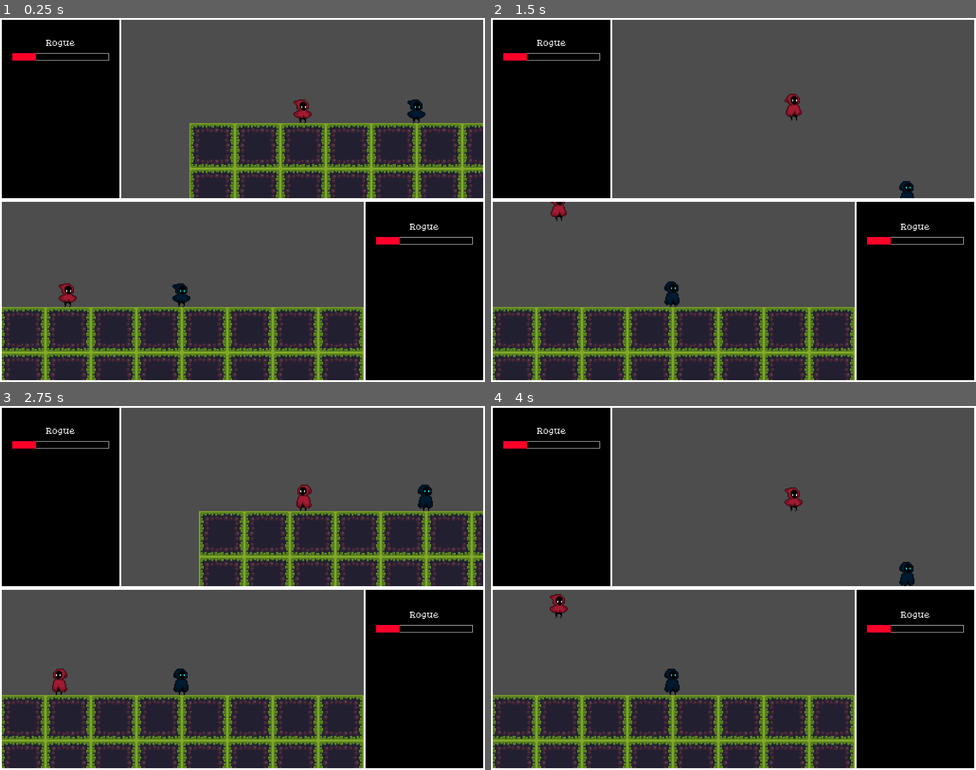
Above: before the commit, frames 1-4 (two rows, left to right).
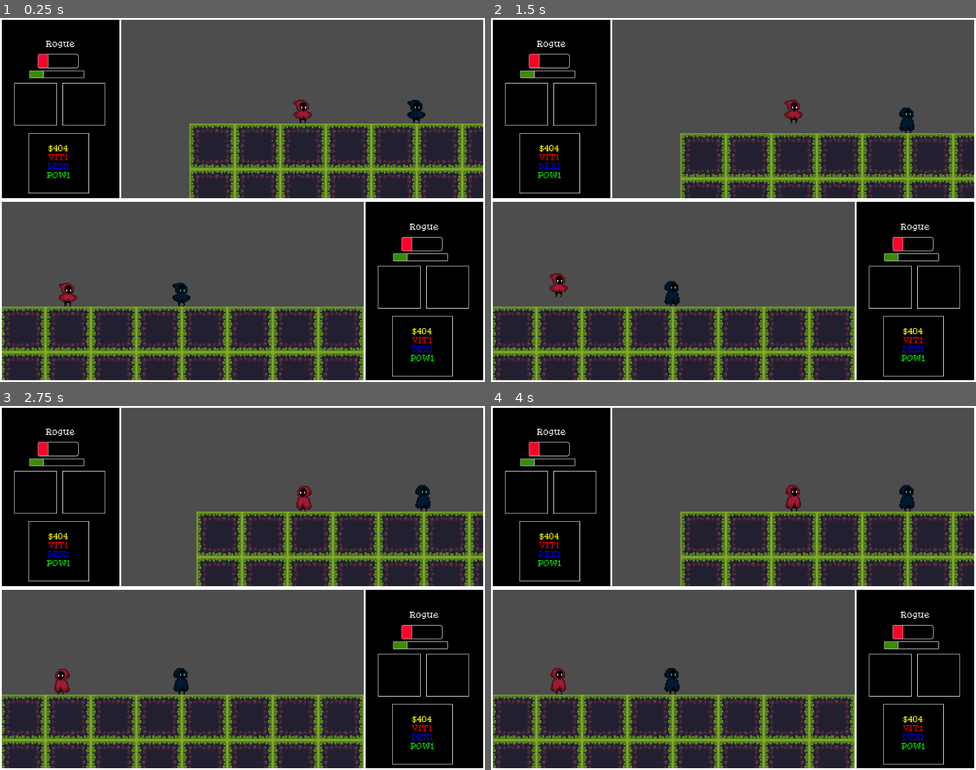
Above: after the commit, the same moments.

Repository: nu-hazd/twoPlayerMetvania
Game: Godot game, scene res://main.tscn
The game is run twice, just before and just after one commit, with the same random seed, the same clock (stepped at 60 frames per second) and the same inputs.
Inputs:
- Up to frame 1 (0.25 s): no input
- Up to frame 2 (1.5 s): tap S (p1_d) at 0.6 s; tap W (p1_jump) at 0.77 s; tap Shift (p1_dash) at 1.35 s
- Up to frame 3 (2.75 s): tap W (p1_jump) at 1.52 s; tap A (p1_l) at 2.1 s
- Up to frame 4 (4 s): tap Enter at 2.75 s; tap D (p1_r) at 2.85 s; tap W (p1_jump) at 3.02, 3.77 s; tap S (p1_d) at 3.6 s

The runs differ from the first frame. In frame 1, 5.1% of the frame differs, in the area x 0-100%, y 6-100%; in frame 2, 15%; in frame 3, 9.3%; in frame 4, 16%.

Commit message:
more

Diff:
--- /dev/null
+++ b/Resources/ScalingCurves/airSpeedScaling.tres
@@ -0,0 +1,6 @@
+[gd_resource type="Curve" format=3 uid="uid://bwupyj83su"]
+
+[resource]
+_limits = [0.0, 180.0, 1.0, 100.0]
+_data = [Vector2(1, 2), 0.0, 0.0, 0, 0, Vector2(100, 180), 0.0, 0.0, 0, 0]
+point_count = 2
--- /dev/null
+++ b/Resources/ScalingCurves/dashCooldownScaling.tres
@@ -0,0 +1,6 @@
+[gd_resource type="Curve" format=3 uid="uid://5g7gutyi2v2o"]
+
+[resource]
+_limits = [0.0, 2.0, 1.0, 100.0]
+_data = [Vector2(1, 0), 0.0, 0.0, 0, 0, Vector2(100, 2), 0.0, 0.0, 0, 0]
+point_count = 2
--- /dev/null
+++ b/Resources/ScalingCurves/fastFallScaling.tres
@@ -0,0 +1,6 @@
+[gd_resource type="Curve" format=3 uid="uid://cyek5oa3ofrya"]
+
+[resource]
+_limits = [0.0, 200.0, 1.0, 100.0]
+_data = [Vector2(1, 0.00033707917), 0.0, 0.0, 0, 0, Vector2(25, 100), 0.0, 0.0, 0, 0, Vector2(100, 200), 0.0, 0.0, 0, 0]
+point_count = 3
--- /dev/null
+++ b/Resources/ScalingCurves/groundSpeedScaling.tres
@@ -0,0 +1,6 @@
+[gd_resource type="Curve" format=3 uid="uid://brodjqy8aescu"]
+
+[resource]
+_limits = [0.0, 200.0, 1.0, 100.0]
+_data = [Vector2(1, 9), 0.0, 0.0, 0, 0, Vector2(26, 92), 0.0, 0.0, 0, 0, Vector2(77, 155.056), 0.0, 0.0, 0, 0, Vector2(100, 200), 0.0, 0.0, 0, 0]
+point_count = 4
--- /dev/null
+++ b/Resources/ScalingCurves/healthScaling.tres
@@ -0,0 +1,6 @@
+[gd_resource type="Curve" format=3 uid="uid://cu6nh7con8fx3"]
+
+[resource]
+_limits = [10.0, 200.0, 1.0, 100.0]
+_data = [Vector2(3, 10), 0.0, 0.0, 0, 0, Vector2(44, 103), 0.0, 0.0, 0, 0, Vector2(72, 177), 0.0, 0.0, 0, 0, Vector2(100, 200), 0.0, 0.0, 0, 0]
+point_count = 4
--- /dev/null
+++ b/Resources/ScalingCurves/jumpPowerScaling.tres
@@ -0,0 +1,6 @@
+[gd_resource type="Curve" format=3 uid="uid://buo3rdnk7j12n"]
+
+[resource]
+_limits = [0.0, 150.0, 1.0, 100.0]
+_data = [Vector2(1, 0), 0.0, 0.0, 0, 0, Vector2(100, 150), 0.0, 0.0, 0, 0]
+point_count = 2
--- /dev/null
+++ b/Resources/ScalingCurves/staminaMaxScaling.tres
@@ -0,0 +1,6 @@
+[gd_resource type="Curve" format=3 uid="uid://bevnas8ol22tv"]
+
+[resource]
+_limits = [0.0, 50.0, 1.0, 100.0]
+_data = [Vector2(1, 5), 0.0, 0.0, 0, 0, Vector2(31.324326, 25.2809), 0.0, 0.0, 0, 0, Vector2(100, 50), 0.0, 0.0, 0, 0]
+point_count = 3
--- /dev/null
+++ b/Resources/ScalingCurves/staminaRegenScaling.tres
@@ -0,0 +1,6 @@
+[gd_resource type="Curve" format=3 uid="uid://nqbcu23t5hoq"]
+
+[resource]
+_limits = [0.0, 5.0, 1.0, 100.0]
+_data = [Vector2(1, 0), 0.0, 0.0, 0, 0, Vector2(100, 5), 0.0, 0.0, 0, 0]
+point_count = 2
--- a/Scenes/player.tscn
+++ b/Scenes/player.tscn
@@ -1,11 +1,19 @@
 [gd_scene format=3 uid="uid://buiw6g5hyi6a"]
 
 [ext_resource type="Script" uid="uid://dc8xvvii0tt6r" path="res://Scripts/player.gd" id="1_v0iea"]
+[ext_resource type="Curve" uid="uid://cu6nh7con8fx3" path="res://Resources/ScalingCurves/healthScaling.tres" id="2_3smsa"]
 [ext_resource type="Resource" uid="uid://bs5wanbtc20m1" path="res://Resources/playerOne.tres" id="2_6t5aa"]
 [ext_resource type="Texture2D" uid="uid://g6wuialtxgcg" path="res://Assets/Entities/Player/red.png" id="2_cvnsp"]
+[ext_resource type="Curve" uid="uid://bevnas8ol22tv" path="res://Resources/ScalingCurves/staminaMaxScaling.tres" id="3_7dp3o"]
+[ext_resource type="Curve" uid="uid://nqbcu23t5hoq" path="res://Resources/ScalingCurves/staminaRegenScaling.tres" id="4_h4iuc"]
 [ext_resource type="Script" uid="uid://5vmcjecrsuna" path="res://Scripts/stateMachine.gd" id="4_vgqql"]
+[ext_resource type="Curve" uid="uid://brodjqy8aescu" path="res://Resources/ScalingCurves/groundSpeedScaling.tres" id="5_fd4e3"]
 [ext_resource type="Script" uid="uid://8tk0fx7psyj2" path="res://Scripts/PlayerStates/ground.gd" id="5_fkybt"]
+[ext_resource type="Curve" uid="uid://bwupyj83su" path="res://Resources/ScalingCurves/airSpeedScaling.tres" id="6_qqcod"]
 [ext_resource type="Script" uid="uid://iffrv8vq8gal" path="res://Scripts/PlayerStates/air.gd" id="6_x3wgy"]
+[ext_resource type="Curve" uid="uid://cyek5oa3ofrya" path="res://Resources/ScalingCurves/fastFallScaling.tres" id="7_igrcy"]
+[ext_resource type="Curve" uid="uid://buo3rdnk7j12n" path="res://Resources/ScalingCurves/jumpPowerScaling.tres" id="8_fs7ks"]
+[ext_resource type="Curve" uid="uid://5g7gutyi2v2o" path="res://Resources/ScalingCurves/dashCooldownScaling.tres" id="9_l6n3p"]
 
 [sub_resource type="RectangleShape2D" id="RectangleShape2D_6t5aa"]
 size = Vector2(32, 32)
@@ -366,6 +374,7 @@
 [node name="Player" type="CharacterBody2D" unique_id=1706995446]
 collision_mask = 16
 script = ExtResource("1_v0iea")
+scalingCurves = Array[Curve]([ExtResource("2_3smsa"), ExtResource("3_7dp3o"), ExtResource("4_h4iuc"), ExtResource("5_fd4e3"), ExtResource("6_qqcod"), ExtResource("7_igrcy"), ExtResource("8_fs7ks"), ExtResource("9_l6n3p")])
 playerControls = ExtResource("2_6t5aa")
 
 [node name="Sprite2D" type="Sprite2D" parent="." unique_id=2041854968]
--- a/Scenes/room.tscn
+++ b/Scenes/room.tscn
@@ -14,9 +14,9 @@
 
 [node name="playerOne" parent="." unique_id=1706995446 instance=ExtResource("2_0xm2m")]
 position = Vector2(-120, -24)
-dexterity = 10
 
 [node name="playerTwo" parent="." unique_id=2039806777 instance=ExtResource("2_0xm2m")]
 modulate = Color(0, 1, 1, 1)
 position = Vector2(0, -24)
 playerControls = ExtResource("3_fr46g")
+baseStats = Array[int]([0, 0, 0, 1, 75, 1, 10, 5, 100, 100, 90, 300, -200, 250, 0, 0, 0])
--- a/Scripts/PlayerStates/air.gd
+++ b/Scripts/PlayerStates/air.gd
@@ -1,20 +1,18 @@
 extends PlayerState
 
-var basePlayerAirSpeed : int = 50
-var basePlayerFastFallStrength : int = -100
-var baseGravity : int = 300
+var gravity : int = 300
 
 func onEnter() -> void:
 	animHandler.set("parameters/conditions/air", true)
 	animHandler.set("parameters/air/blend_position", sign(player.velocity.y))
 
 func process(_delta : float) -> void:
-	var dirX : float = Input.get_axis(player.inputArr[0],player.inputArr[1])
-	player.velocity.x = dirX*basePlayerAirSpeed*(1.0 + float(player.dexterity)/5.0)
+	var dirX : float = Input.get_axis(player.playerControls.playerInputArray[0],player.playerControls.playerInputArray[1])
+	player.velocity.x = player.getStat(Player.STATS.AIR_SPEED)*dirX
 	animHandler.set("parameters/air/blend_position",sign(player.velocity.y))
-	if Input.is_action_just_pressed(player.inputArr[2]):
-		player.velocity.y += (basePlayerFastFallStrength*(1.0 + float(player.dexterity)/10.0))*_delta
-	player.velocity.y += baseGravity*_delta
+	if Input.is_action_just_pressed(player.playerControls.playerInputArray[2]):
+		player.velocity.y += player.getStat(Player.STATS.FAST_FALL)*_delta
+	player.velocity.y += gravity*_delta
 	if player.is_on_floor():
 		nextState = $"../ground"
 	player.move_and_slide()
@@ -23,5 +21,5 @@
 	animHandler.set("parameters/conditions/air", false)
 
 func _input(event: InputEvent) -> void:
-	if event.is_action_released(player.inputArr[3]):
+	if event.is_action_released(player.playerControls.playerInputArray[3]):
 		player.velocity.y *= 0.5
--- a/Scripts/PlayerStates/ground.gd
+++ b/Scripts/PlayerStates/ground.gd
@@ -1,8 +1,4 @@
 extends PlayerState
-
-var basePlayerSpeed : int = 100
-var basePlayerJumpStrength : int = -200
-
 
 func onEnter() -> void:
 	animHandler.set("parameters/conditions/ground", true)
@@ -11,10 +7,10 @@
 func process(_delta : float) -> void:
 	if not player.is_on_floor():
 		nextState = $"../air"
-	if Input.is_action_just_pressed(player.inputArr[3]):
-		player.velocity.y += basePlayerJumpStrength*(1.0 + float(player.dexterity)/10.0)
-	var dirX : float = Input.get_axis(player.inputArr[0],player.inputArr[1])
-	player.velocity.x = dirX*basePlayerSpeed*(1.0 + float(player.dexterity)/20.0)
+	if Input.is_action_just_pressed(player.playerControls.playerInputArray[3]):
+		player.velocity.y += player.getStat(Player.STATS.JUMP_POWER)
+	var dirX : float = Input.get_axis(player.playerControls.playerInputArray[0],player.playerControls.playerInputArray[1])
+	player.velocity.x = player.getStat(Player.STATS.GROUND_SPEED)*dirX
 	animHandler.set("parameters/ground/blend_position",sign(player.velocity.x))
 	player.move_and_slide()
 
--- a/Scripts/player.gd
+++ b/Scripts/player.gd
@@ -1,28 +1,39 @@
 extends CharacterBody2D
 class_name Player
 
+
+@export var scalingCurves : Array[Curve] = []
+@export var playerControls : PlayerControls
 @onready var remote_transform_2d: RemoteTransform2D = $RemoteTransform2D
-@export var playerControls : PlayerControls
 @onready var state_machine: StateMachine = $StateMachine
-
-@export var vitality : int = 1 # Max health, inventory space,
-@export var technique : int = 1 # Weapon damage, weapon attack speed
-@export var dexterity : int = 1 # Move speed, jump height, dash cooldown, turn speed, air control
-# var arcane : int = 1 # luck, increased difficulty
-
-var inputArr : Array[String]
-
-var hasDoubleJump : bool = false
-var hasDash : bool = false
-var hasWallJump : bool = false
+signal statsChanged(newStats : Array[float])
+enum STATS {
+	SOULS,
+	CURRENT_HEALTH, CURRENT_STAMINA,
+	VITALITY,	AGILITY,	TECHNIQUE,
+	MAX_HEALTH, MAX_STAMINA, STAMINA_RECHARGE,
+	GROUND_SPEED, AIR_SPEED, FAST_FALL, JUMP_POWER, DASH_COOLDOWN,
+	DOUBLE_JUMPS, HAS_DASH, HAS_WALL_JUMP
+}
+#enum STAT_MODIFIER {
+	#MAX_HEALTH, MAX_STAMINA, STAMINA_RECHARGE
+#}
+@export var baseStats : Array[int] = [
+	0,
+	0,		0,
+	1,		1,		1,
+	10,		5,		100,
+	100,	90,		300,	-200,	250,
+	0,		0,		0	]
+var stats : Array[int]
 
 var dashCooldown : float = 0.0
-
 func _ready() -> void:
+	stats = baseStats
+	updateStats()
 	for state : PlayerState in $StateMachine.get_children():
 		state.player = self
 	state_machine.ready()
-	inputArr = playerControls.playerInputArray
 func _physics_process(delta: float) -> void:
 	dashCooldown = max(0, dashCooldown-delta)
 	if velocity.x:
@@ -30,4 +41,32 @@
 	state_machine.process(delta)
 
 func canDash() -> bool:
-	return hasDash and dashCooldown == 0.0
+	return stats[STATS.HAS_DASH] != 0 and dashCooldown == 0.0
+
+
+func getStat(stat : STATS) -> float:
+	return self.stats[stat]
+func setStat(stat : STATS, newValue : float) -> void:
+	self.stats[stat] = newValue
+	statsChanged.emit(stats)
+func improveAttribute(attribute : STATS, amount : int) -> void:
+	if attribute in [STATS.VITALITY, STATS.AGILITY, STATS.TECHNIQUE]:
+		self.setStat(attribute, clampf(getStat(attribute)+amount,0.0,100.0))
+		updateStats()
+	else:
+		push_warning("Improve Attribute function took in non-attribute STAT value #%f" % amount)
+
+func heal(amount : int) -> void:
+	setStat(STATS.CURRENT_HEALTH, clamp(getStat(STATS.CURRENT_HEALTH) + amount,0, getStat(STATS.MAX_HEALTH)))
+func damage(amount : int) -> void:
+	setStat(STATS.CURRENT_HEALTH, clamp(getStat(STATS.CURRENT_HEALTH) - amount,0, getStat(STATS.MAX_HEALTH)))
+
+func updateStats() -> void:
+	stats[STATS.MAX_HEALTH] = baseStats[STATS.MAX_HEALTH] + scalingCurves[0].sample(stats[STATS.VITALITY])
+	stats[STATS.MAX_STAMINA] = baseStats[STATS.MAX_STAMINA] + scalingCurves[1].sample(stats[STATS.VITALITY])
+	stats[STATS.STAMINA_RECHARGE] = baseStats[STATS.STAMINA_RECHARGE] + scalingCurves[2].sample(stats[STATS.AGILITY])
+	stats[STATS.GROUND_SPEED] = baseStats[STATS.GROUND_SPEED] + scalingCurves[3].sample(stats[STATS.AGILITY])
+	stats[STATS.AIR_SPEED] =baseStats[STATS.AIR_SPEED] + scalingCurves[4].sample(stats[STATS.AGILITY])
+	stats[STATS.FAST_FALL] =baseStats[STATS.FAST_FALL] + scalingCurves[5].sample(stats[STATS.AGILITY])
+	stats[STATS.JUMP_POWER] = baseStats[STATS.JUMP_POWER] - scalingCurves[6].sample(stats[STATS.AGILITY])
+	stats[STATS.DASH_COOLDOWN] = baseStats[STATS.MAX_HEALTH] - (100*scalingCurves[7].sample(stats[STATS.AGILITY]))
--- a/main.tscn
+++ b/main.tscn
@@ -16,30 +16,37 @@
 script = ExtResource("1_0xm2m")
 
 [node name="screensContainer" type="VBoxContainer" parent="." unique_id=1604967332]
-custom_minimum_size = Vector2(1024, 768)
+custom_minimum_size = Vector2(256, 192)
 anchors_preset = 15
 anchor_right = 1.0
 anchor_bottom = 1.0
 grow_horizontal = 2
 grow_vertical = 2
-theme_override_constants/separation = 0
+theme_override_constants/separation = 4
 
 [node name="playerOneScreen" type="HBoxContainer" parent="screensContainer" unique_id=584406545]
-custom_minimum_size = Vector2(1024, 376)
+custom_minimum_size = Vector2(200, 150)
 layout_mode = 2
+size_flags_vertical = 3
+size_flags_stretch_ratio = 0.5
 theme_override_constants/separation = 0
 
 [node name="playerOneStatPanel" parent="screensContainer/playerOneScreen" unique_id=546236056 instance=ExtResource("2_h2yge")]
 layout_mode = 2
+size_flags_horizontal = 3
+size_flags_stretch_ratio = 0.25
 
 [node name="playerOneDisplay" type="SubViewportContainer" parent="screensContainer/playerOneScreen" unique_id=771745802]
-custom_minimum_size = Vector2(768, 376)
+custom_minimum_size = Vector2(192, 192)
 layout_mode = 2
+size_flags_horizontal = 3
+size_flags_stretch_ratio = 0.75
+stretch = true
 
 [node name="subviewport" type="SubViewport" parent="screensContainer/playerOneScreen/playerOneDisplay" unique_id=1764515422]
 handle_input_locally = false
 canvas_item_default_texture_filter = 0
-size = Vector2i(768, 380)
+size = Vector2i(768, 382)
 render_target_update_mode = 4
 
 [node name="p1Cam" type="Camera2D" parent="screensContainer/playerOneScreen/playerOneDisplay/subviewport" unique_id=1883138400]
@@ -50,23 +57,24 @@
 
 [node name="CanvasLayer" type="CanvasLayer" parent="screensContainer/playerOneScreen/playerOneDisplay/subviewport" unique_id=943636782]
 
-[node name="divisorLine" type="ColorRect" parent="screensContainer" unique_id=1057357554]
-custom_minimum_size = Vector2(1024, 8)
+[node name="playerTwoScreen" type="HBoxContainer" parent="screensContainer" unique_id=413254192]
+custom_minimum_size = Vector2(256, 192)
 layout_mode = 2
-
-[node name="playerTwoScreen" type="HBoxContainer" parent="screensContainer" unique_id=413254192]
-custom_minimum_size = Vector2(0, 376)
-layout_mode = 2
+size_flags_vertical = 3
+size_flags_stretch_ratio = 0.5
 theme_override_constants/separation = 0
 
 [node name="playerTwoDisplay" type="SubViewportContainer" parent="screensContainer/playerTwoScreen" unique_id=1529514276]
-custom_minimum_size = Vector2(768, 376)
+custom_minimum_size = Vector2(192, 192)
 layout_mode = 2
+size_flags_horizontal = 3
+size_flags_stretch_ratio = 0.75
+stretch = true
 
 [node name="subviewport" type="SubViewport" parent="screensContainer/playerTwoScreen/playerTwoDisplay" unique_id=711753704]
 handle_input_locally = false
 canvas_item_default_texture_filter = 0
-size = Vector2i(768, 380)
+size = Vector2i(768, 382)
 render_target_update_mode = 4
 
 [node name="p2Cam" type="Camera2D" parent="screensContainer/playerTwoScreen/playerTwoDisplay/subviewport" unique_id=1213646980]
@@ -74,11 +82,26 @@
 
 [node name="playerTwoStatPanel" parent="screensContainer/playerTwoScreen" unique_id=1495723937 instance=ExtResource("2_h2yge")]
 layout_mode = 2
+size_flags_horizontal = 3
+size_flags_stretch_ratio = 0.25
 
 [node name="borders" type="Panel" parent="." unique_id=80229243]
+custom_minimum_size = Vector2(256, 192)
 anchors_preset = 15
 anchor_right = 1.0
 anchor_bottom = 1.0
 grow_horizontal = 2
 grow_vertical = 2
 theme_override_styles/panel = SubResource("StyleBoxFlat_h05gq")
+
+[node name="divisorLine" type="ColorRect" parent="borders" unique_id=1057357554]
+custom_minimum_size = Vector2(256, 8)
+layout_mode = 1
+anchors_preset = 14
+anchor_top = 0.5
+anchor_right = 1.0
+anchor_bottom = 0.5
+offset_top = -4.0
+offset_bottom = 4.0
+grow_horizontal = 2
+grow_vertical = 2
--- a/project.godot
+++ b/project.godot
@@ -13,6 +13,7 @@
 config/name="twoPlayerRogueLite"
 run/main_scene="uid://2mni12wtpd5n"
 config/features=PackedStringArray("4.6", "GL Compatibility")
+run/max_fps=60
 config/icon="res://Assets/Misc/icon.svg"
 
 [display]
--- a/statsPanel.tscn
+++ b/statsPanel.tscn
@@ -11,43 +11,192 @@
 [sub_resource type="LabelSettings" id="LabelSettings_nnu00"]
 font = ExtResource("1_khnck")
 
-[sub_resource type="StyleBoxFlat" id="StyleBoxFlat_c7460"]
-bg_color = Color(0, 0, 0, 1)
-border_width_left = 1
-border_width_top = 1
-border_width_right = 1
-border_width_bottom = 1
-border_color = Color(1, 1, 1, 1)
+[sub_resource type="StyleBoxFlat" id="StyleBoxFlat_khnck"]
+bg_color = Color(0, 0, 0, 1)
+border_width_left = 1
+border_width_top = 1
+border_width_right = 1
+border_width_bottom = 1
+border_color = Color(1, 1, 1, 1)
+corner_radius_top_left = 4
+corner_radius_top_right = 4
+corner_radius_bottom_right = 4
+corner_radius_bottom_left = 4
 
 [sub_resource type="StyleBoxFlat" id="StyleBoxFlat_kkmkp"]
 bg_color = Color(1, 0, 0.16078432, 1)
-
-[node name="statsPanel" type="Panel" unique_id=546236056]
-custom_minimum_size = Vector2(256, 380)
+border_width_left = 1
+border_width_top = 1
+border_width_right = 1
+border_width_bottom = 1
+corner_radius_top_left = 1
+corner_radius_top_right = 1
+corner_radius_bottom_right = 1
+corner_radius_bottom_left = 1
+corner_detail = 1
+
+[sub_resource type="StyleBoxFlat" id="StyleBoxFlat_bpykh"]
+bg_color = Color(0, 0, 0, 1)
+border_width_left = 1
+border_width_top = 1
+border_width_right = 1
+border_width_bottom = 1
+border_color = Color(1, 1, 1, 1)
+
+[sub_resource type="StyleBoxFlat" id="StyleBoxFlat_c7460"]
+bg_color = Color(0, 0, 0, 1)
+border_width_left = 1
+border_width_top = 1
+border_width_right = 1
+border_width_bottom = 1
+border_color = Color(1, 1, 1, 1)
+corner_radius_top_left = 1
+corner_radius_top_right = 1
+corner_radius_bottom_right = 1
+corner_radius_bottom_left = 1
+
+[sub_resource type="StyleBoxFlat" id="StyleBoxFlat_nnu00"]
+bg_color = Color(0.22837025, 0.5477043, 0, 1)
+border_width_left = 1
+border_width_top = 1
+border_width_right = 1
+border_width_bottom = 1
+corner_radius_top_left = 1
+corner_radius_top_right = 1
+corner_radius_bottom_right = 1
+corner_radius_bottom_left = 1
+
+[sub_resource type="StyleBoxFlat" id="StyleBoxFlat_m6167"]
+bg_color = Color(0, 0, 0, 1)
+border_width_left = 1
+border_width_top = 1
+border_width_right = 1
+border_width_bottom = 1
+border_color = Color(1, 1, 1, 1)
+
+[node name="statsPanel (panel)" type="Panel" unique_id=546236056]
+custom_minimum_size = Vector2(128, 192)
+anchors_preset = -1
+anchor_right = 0.125
+anchor_bottom = 0.25
+offset_right = -128.0
+offset_bottom = -192.0
 theme_override_styles/panel = SubResource("StyleBoxFlat_0xm2m")
 
-[node name="info" type="VBoxContainer" parent="." unique_id=1756542848]
+[node name="name (label)" type="Label" parent="." unique_id=980023541]
+custom_minimum_size = Vector2(0, 32)
 layout_mode = 1
 anchors_preset = -1
 anchor_left = 0.1
-anchor_top = 0.1
-anchor_right = 0.9
-anchor_bottom = 0.9
-grow_horizontal = 2
-grow_vertical = 2
-
-[node name="name" type="Label" parent="info" unique_id=980023541]
-custom_minimum_size = Vector2(0, 32)
-layout_mode = 2
+anchor_top = 0.062000003
+anchor_right = 0.897
+anchor_bottom = 0.22900002
+offset_top = 0.0959959
+offset_right = -0.01599884
+offset_bottom = 0.031993866
+size_flags_vertical = 1
+size_flags_stretch_ratio = 0.1
 text = "Rogue"
 label_settings = SubResource("LabelSettings_nnu00")
 horizontal_alignment = 1
 vertical_alignment = 1
 
-[node name="healthBar" type="ProgressBar" parent="info" unique_id=1533053288]
+[node name="healthBar (progress)" type="ProgressBar" parent="." unique_id=1533053288]
 custom_minimum_size = Vector2(0, 16)
-layout_mode = 2
-theme_override_styles/background = SubResource("StyleBoxFlat_c7460")
+layout_mode = 1
+anchors_preset = -1
+anchor_left = 0.312
+anchor_top = 0.19800001
+anchor_right = 0.648
+anchor_bottom = 0.27100003
+offset_left = 0.063999176
+offset_top = -0.016002655
+offset_right = 0.055999756
+offset_bottom = 1.9679947
+size_flags_vertical = 1
+size_flags_stretch_ratio = 0.15
+theme_override_styles/background = SubResource("StyleBoxFlat_khnck")
 theme_override_styles/fill = SubResource("StyleBoxFlat_kkmkp")
 value = 24.32
 show_percentage = false
+
+[node name="AspectRatioContainer" type="AspectRatioContainer" parent="." unique_id=1468035602]
+layout_mode = 1
+anchors_preset = -1
+anchor_left = 0.102000006
+anchor_top = 0.35900003
+anchor_right = 0.484375
+anchor_bottom = 0.59400004
+offset_left = -0.05600071
+offset_top = 0.07199097
+offset_bottom = -0.04800415
+size_flags_horizontal = 3
+
+[node name="weapon0 (panel" type="Panel" parent="AspectRatioContainer" unique_id=435312064]
+custom_minimum_size = Vector2(32, 32)
+layout_mode = 2
+theme_override_styles/panel = SubResource("StyleBoxFlat_bpykh")
+
+[node name="AspectRatioContainer3" type="AspectRatioContainer" parent="." unique_id=1941406361]
+layout_mode = 1
+anchors_preset = -1
+anchor_left = 0.5
+anchor_top = 0.35900003
+anchor_right = 0.8828125
+anchor_bottom = 0.59400004
+offset_top = 0.07199097
+offset_bottom = -0.04798889
+size_flags_horizontal = 3
+
+[node name="weapon0 (panel" type="Panel" parent="AspectRatioContainer3" unique_id=1498250685]
+custom_minimum_size = Vector2(32, 32)
+layout_mode = 2
+theme_override_styles/panel = SubResource("StyleBoxFlat_bpykh")
+
+[node name="staminaBar (progress" type="ProgressBar" parent="." unique_id=1207751192]
+custom_minimum_size = Vector2(0, 8)
+layout_mode = 1
+anchors_preset = -1
+anchor_left = 0.2418125
+anchor_top = 0.29200003
+anchor_right = 0.6950625
+anchor_bottom = 0.333
+offset_left = 0.047999382
+offset_top = -0.06400299
+offset_right = 0.03199768
+offset_bottom = 0.063999176
+size_flags_stretch_ratio = 0.3
+theme_override_styles/background = SubResource("StyleBoxFlat_c7460")
+theme_override_styles/fill = SubResource("StyleBoxFlat_nnu00")
+value = 24.32
+show_percentage = false
+metadata/_edit_use_anchors_ = true
+
+[node name="playerInfo" type="RichTextLabel" parent="." unique_id=150565603]
+custom_minimum_size = Vector2(64, 64)
+layout_mode = 1
+anchors_preset = -1
+anchor_left = 0.23462501
+anchor_top = 0.63500005
+anchor_right = 0.73475003
+anchor_bottom = 0.9687917
+offset_left = -0.03200054
+offset_top = 0.07998657
+offset_right = -0.04800415
+offset_bottom = -0.008010864
+pivot_offset = Vector2(51, 32)
+size_flags_vertical = 3
+size_flags_stretch_ratio = 0.5
+theme_override_constants/line_separation = 4
+theme_override_fonts/normal_font = ExtResource("1_khnck")
+theme_override_font_sizes/normal_font_size = 16
+theme_override_styles/normal = SubResource("StyleBoxFlat_m6167")
+bbcode_enabled = true
+text = "[color=yellow]$404[/color]
+[color=Red]VIT1[/color]
+[color=Blue]DEX1[/color]
+[color= Green]POW1[/color]"
+scroll_active = false
+horizontal_alignment = 1
+vertical_alignment = 1
+metadata/_edit_use_anchors_ = true
